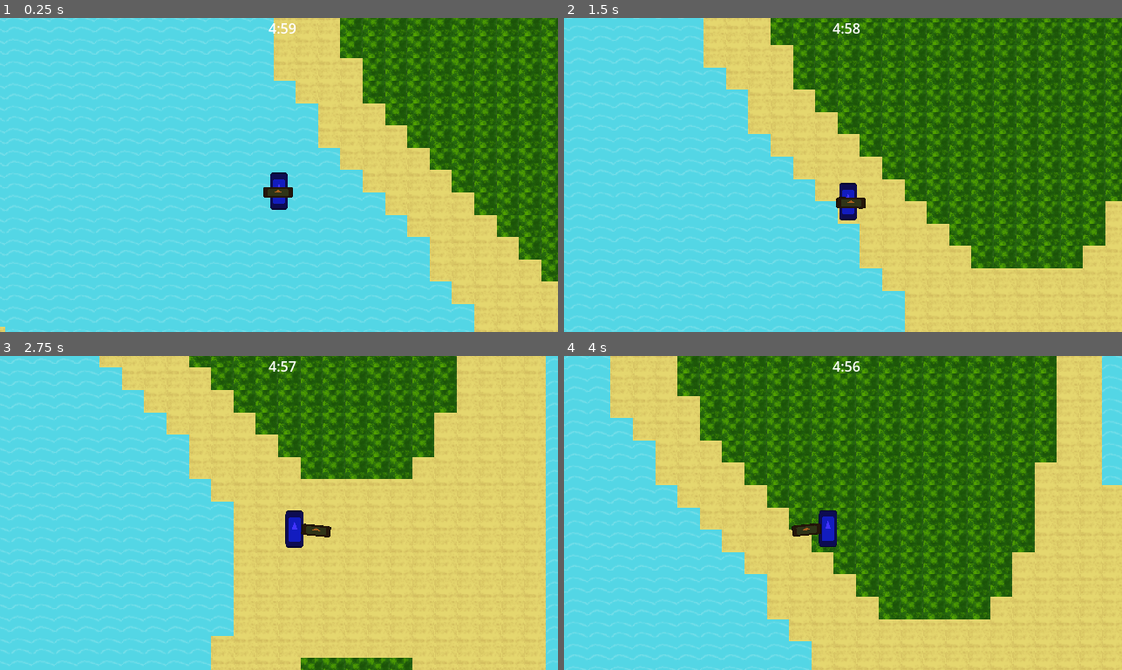
Above: before the commit, frames 1-4 (two rows, left to right).
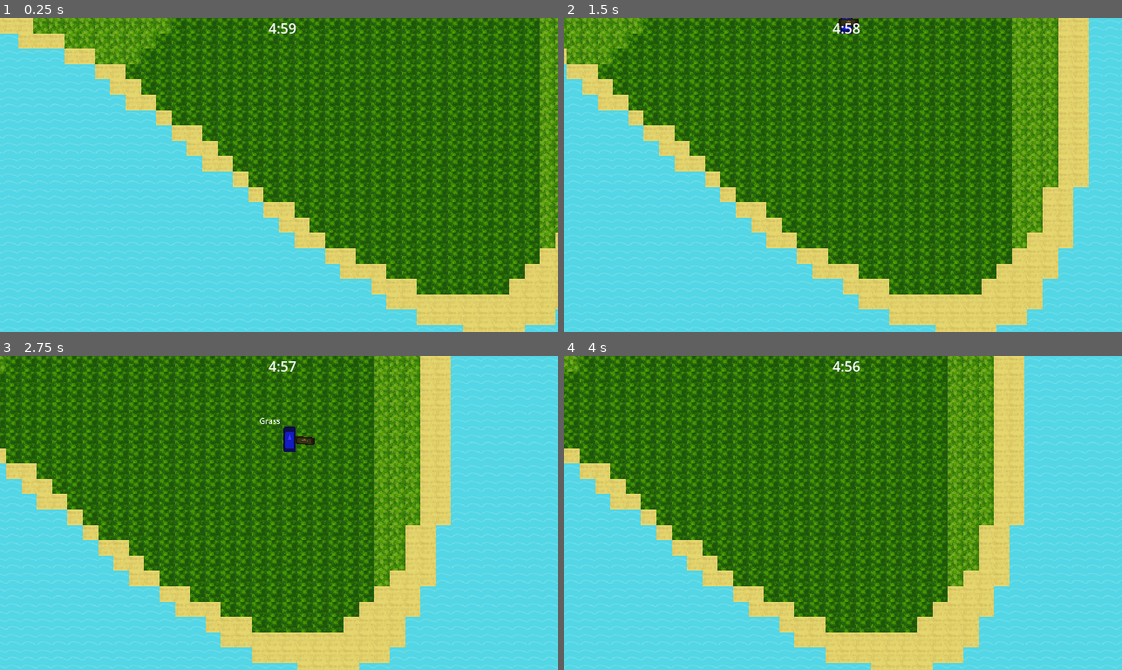
Above: after the commit, the same moments.

Repository: Tabagstine/lsdjam-2026-entry
Game: Godot game, scene res://zones/test_zone.tscn
Two runs of this game, one before a commit and one after it. Both use one fixed random seed, a clock stepped at 60 frames per second and the inputs below. The engine's default icon, where the game draws it, is replaced by a stand-in: a white triangle on a blue panel in a dark square.
Inputs:
- Up to frame 1 (0.25 s): no input
- Up to frame 2 (1.5 s): tap Enter at 0.5 s; hold D (move_right) 0.53-1.28 s; tap E (interact) at 0.6 s; hold S (move_down) from 1.28 s (still down); tap Q (delete_recent_food) at 1.35 s
- Up to frame 3 (2.75 s): tap E (interact) at 1.55, 2.1 s; release S (move_down) at 2.03 s; hold D (move_right) from 2.03 s (still down)
- Up to frame 4 (4 s): release D (move_right) at 2.78 s; hold W (move_up) 2.78-3.53 s; tap E (interact) at 2.85, 3.8 s; hold A (move_left) from 3.53 s (still down); tap Q (delete_recent_food) at 3.6 s

The runs differ from the first frame. In frame 1, 51% of the frame differs, in the area x 0-100%, y 0-100%; in frame 2, 60%; in frame 3, 72%; in frame 4, 63%.

Commit message:
Interactable spawning

Diff:
--- a/global_resources/scripts/interactable_component.gd
+++ b/global_resources/scripts/interactable_component.gd
@@ -6,7 +6,6 @@
 @export var interaction_range: float
 @export var interaction_visual: Node
 
-@onready var target=get_tree().get_first_node_in_group("player")
 
 var can_interact: bool = false
 var interacted: bool = false
@@ -15,19 +14,22 @@
 func _ready() -> void:
 	Globals.connect("update_interactables_in_range",add_to_interactables_in_range)
 func tick():
-	if interaction_visual!=null:
-		var closest: bool = target.get_closest_interactable()==body
-		in_range = body.global_position.distance_to(target.global_position)<interaction_range
-		if closest and in_range:
-			can_interact=true
-		else:
-			can_interact=false
+	var target=get_tree().get_first_node_in_group("player")
+	if target!=null:
+		if interaction_visual!=null:
+			var closest: bool = target.get_closest_interactable()==body
+			in_range = body.global_position.distance_to(target.global_position)<interaction_range
+			if closest and in_range:
+				can_interact=true
+			else:
+				can_interact=false
 
-	interaction_visual.visible=can_interact
-	if can_interact and interacted:
-		if body.has_method("interacted"):
-			body.interacted()
-	pass
+		interaction_visual.visible=can_interact
+		if can_interact and interacted:
+			if body.has_method("interacted"):
+				body.interacted()
+		pass
 func add_to_interactables_in_range():
 	if in_range:
+		var target=get_tree().get_first_node_in_group("player")
 		target.interactables_in_range.insert(0,body)
--- a/interface/inventory/inventory.gd
+++ b/interface/inventory/inventory.gd
@@ -2,7 +2,6 @@
 
 @export var inventory_button: PackedScene
 
-@onready var player: Player = get_tree().get_first_node_in_group("player")
 @onready var buttons_container: GridContainer = $ScrollContainer/ButtonsContainer
 
 var inventory_shown: bool = false
@@ -17,9 +16,11 @@
 
 	if get_tree().get_node_count_in_group("player")>0:
 		display_hovered_item()
+		var player: Player = get_tree().get_first_node_in_group("player")
 		if buttons_container.get_child_count()!=player.get_food_stack_dictionary().keys().size():
 			update_inventory()
 func update_inventory():
+	var player: Player = get_tree().get_first_node_in_group("player")
 	for i in buttons_container.get_child_count():
 		buttons_container.get_child(i).queue_free()
 	if player.get_food_stack_array().size()>0:
--- a/player/player.gd
+++ b/player/player.gd
@@ -17,10 +17,10 @@
 	camera.limit_left=0
 	camera.limit_right=Globals.map_size.x*32
 	camera.limit_top=50
-	camera.limit_bottom=Globals.map_size.y*33
+	camera.limit_bottom=Globals.map_size.y*32
 
 func _physics_process(delta: float) -> void:
-	terrain.set_cell(position,0,Vector2i(2,0))
+	$Label.text=str(get_stepped_tile_type())
 	bowl.position.x=lerpf(bowl.position.x,signf(move_direction.x)*30,delta*10)
 	bowl.rotation=lerpf(bowl.rotation,signf(move_direction.x)/10,delta*10)
 	bowl.position.y=lerpf(bowl.position.y,bowl_start_pos.y,delta*15)
@@ -62,3 +62,5 @@
 		return closest_item
 	else:
 		return
+func get_stepped_tile_type():
+	return terrain.get_cell_tile_data(terrain.local_to_map(position)).get_custom_data("Tile Type")
--- a/player/player.tscn
+++ b/player/player.tscn
@@ -38,17 +38,15 @@
 gizmo_extents = 5.0
 script = ExtResource("3_g1dw6")
 
-[node name="Label" type="Label" parent="." unique_id=1561314609]
-top_level = true
-offset_left = -177.0
-offset_top = -89.0
-offset_right = 171.0
-offset_bottom = -66.0
-text = "hi poop"
-horizontal_alignment = 1
-
 [node name="Camera" type="Camera2D" parent="." unique_id=2072152576]
 offset = Vector2(0, -50)
-zoom = Vector2(0.8, 0.8)
+zoom = Vector2(0.55, 0.55)
 position_smoothing_enabled = true
 position_smoothing_speed = 10.0
+
+[node name="Label" type="Label" parent="." unique_id=162718144]
+offset_left = -63.0
+offset_top = -78.0
+offset_right = 59.0
+offset_bottom = -55.0
+text = "hi guys im poop"
--- a/zones/test_zone.gd
+++ b/zones/test_zone.gd
@@ -1,15 +1,27 @@
 extends Node2D
 class_name Zone
 
+@export_group("World Generation")
 @export var map_size:=Vector2(64,64)
 @export_range(-0.5,1) var sea_level: float = 0
+@export_range(0,1) var sand_amount: float
 @export var terrain_scale: float
 @export var terrain_noise: FastNoiseLite
 @export var biome_noise: FastNoiseLite
+@export_group("Item Generation")
+@export var kitchen_counter: PackedScene
+@export var monster: PackedScene
 
 @onready var terrain_tiles: TileMapLayer = $TerrainTiles
 
+var generated_items: Array
+
+
 func _ready() -> void:
+	generate_terrain()
+	add_post_terrain_items()
+func generate_terrain():
+	terrain_tiles.z_index=-4096
 	biome_noise.seed=randi()
 	terrain_noise.seed=randi()
 
@@ -21,8 +33,43 @@
 					terrain_tiles.set_cell(Vector2i(x,y),0,Vector2i(0,0))
 				else:
 					terrain_tiles.set_cell(Vector2i(x,y),0,Vector2i(1,0))
-				if terrain_noise.get_noise_2d(x,y)<sea_level+0.1:
+				if terrain_noise.get_noise_2d(x,y)<sea_level+sand_amount:
 					terrain_tiles.set_cell(Vector2i(x,y),0,Vector2i(2,0))
 			else:
 				#Water generation
 					terrain_tiles.set_cell(Vector2i(x,y),0,Vector2i(3,0))
+func add_post_terrain_items():
+	for x in map_size.x:
+		for y in map_size.y:
+			var iterated_tile=terrain_tiles.get_cell_tile_data(Vector2i(x,y))
+			match iterated_tile.get_custom_data("Tile Type"):
+				"Grass":
+					var player_spawn_pos: Vector2
+					if terrain_noise.get_noise_2d(x,y)>0.3 and x>map_size.x/3: #Player spawner
+						if !generated_items.has("Player"):
+							generated_items.append("Player")
+							var player: Player = load("res://player/player.tscn").instantiate()
+							player.position=Vector2(x,y)*32
+							add_child(player)
+					if terrain_noise.get_noise_2d(x,y)>0.3: #Kitchen counter spawner
+						if !generated_items.has("KitchenCounter"):
+							print(Vector2(x,y))
+							generated_items.append("KitchenCounter")
+							var new_kitchen_counter=kitchen_counter.instantiate()
+							new_kitchen_counter.position=Vector2(x,y+1)*32
+							add_child(new_kitchen_counter)
+					if terrain_noise.get_noise_2d(x,y)>0.38: #Monster spawner
+						if !generated_items.has("Monster"):
+							generated_items.append("Monster")
+							var new_monster=monster.instantiate()
+							new_monster.position=Vector2(x,y)*32
+							add_child(new_monster)
+					if terrain_noise.get_noise_2d(x,y)>0.2 and randi_range(0,50)==0:
+						if iterated_tile.get_custom_data("Tile Biome")=="Forest":
+							spawn_food("apple",Vector2(x,y+0.8)*32)
+						else:
+							spawn_food("kiwi",Vector2(x,y+0.8)*32)
+func spawn_food(food,spawn_position):
+	var new_food:Food=load("res://food/foods/"+str(food)+".tscn").instantiate()
+	new_food.position=spawn_position
+	add_child(new_food)
--- a/zones/test_zone.tscn
+++ b/zones/test_zone.tscn
@@ -1,20 +1,21 @@
 [gd_scene format=3 uid="uid://b7hfvkq31xel4"]
 
 [ext_resource type="Script" uid="uid://bw0naemlkmxnv" path="res://zones/test_zone.gd" id="1_lbvvm"]
-[ext_resource type="PackedScene" uid="uid://lyaxnkodrwic" path="res://player/player.tscn" id="2_sqwcv"]
+[ext_resource type="PackedScene" uid="uid://l5wj15ypwfhv" path="res://kitchen/kitchen_counter.tscn" id="2_ogn4w"]
+[ext_resource type="PackedScene" uid="uid://brfrwlwo4clc" path="res://monster/monster.tscn" id="3_ogn4w"]
 [ext_resource type="Texture2D" uid="uid://rlyv3wyn0tgb" path="res://zones/basic_tiles.png" id="3_sqwcv"]
 
 [sub_resource type="FastNoiseLite" id="FastNoiseLite_2t3pr"]
 noise_type = 3
-frequency = 0.0294
-fractal_octaves = 1
-fractal_gain = 1.0
-fractal_weighted_strength = 1.0
+frequency = 0.0237
+fractal_octaves = 3
+fractal_lacunarity = 1.0
 domain_warp_type = 1
 
 [sub_resource type="FastNoiseLite" id="FastNoiseLite_sqwcv"]
 noise_type = 3
-frequency = 0.0081
+frequency = 0.0206
+fractal_type = 0
 fractal_gain = 0.1
 fractal_weighted_strength = 1.0
 
@@ -23,24 +24,85 @@
 separation = Vector2i(1, 0)
 texture_region_size = Vector2i(32, 32)
 0:0/0 = 0
+0:0/0/terrain_set = 0
+0:0/0/terrain = 0
+0:0/0/terrains_peering_bit/right_side = 0
+0:0/0/terrains_peering_bit/bottom_right_corner = 0
+0:0/0/terrains_peering_bit/bottom_side = 0
+0:0/0/terrains_peering_bit/bottom_left_corner = 0
+0:0/0/terrains_peering_bit/left_side = 0
+0:0/0/terrains_peering_bit/top_left_corner = 0
+0:0/0/terrains_peering_bit/top_side = 0
+0:0/0/terrains_peering_bit/top_right_corner = 0
+0:0/0/custom_data_0 = "Grass"
+0:0/0/custom_data_1 = "Forest"
 1:0/0 = 0
+1:0/0/terrain_set = 0
+1:0/0/terrain = 1
+1:0/0/terrains_peering_bit/right_side = 1
+1:0/0/terrains_peering_bit/bottom_right_corner = 1
+1:0/0/terrains_peering_bit/bottom_side = 1
+1:0/0/terrains_peering_bit/bottom_left_corner = 1
+1:0/0/terrains_peering_bit/left_side = 1
+1:0/0/terrains_peering_bit/top_left_corner = 1
+1:0/0/terrains_peering_bit/top_side = 1
+1:0/0/terrains_peering_bit/top_right_corner = 1
+1:0/0/custom_data_0 = "Grass"
+1:0/0/custom_data_1 = "Plains"
 2:0/0 = 0
+2:0/0/terrain_set = 0
+2:0/0/terrain = 2
+2:0/0/terrains_peering_bit/right_side = 2
+2:0/0/terrains_peering_bit/bottom_right_corner = 2
+2:0/0/terrains_peering_bit/bottom_side = 2
+2:0/0/terrains_peering_bit/bottom_left_corner = 2
+2:0/0/terrains_peering_bit/left_side = 2
+2:0/0/terrains_peering_bit/top_left_corner = 2
+2:0/0/terrains_peering_bit/top_side = 2
+2:0/0/terrains_peering_bit/top_right_corner = 2
+2:0/0/custom_data_0 = "Sand"
+2:0/0/custom_data_1 = "General"
 3:0/0 = 0
+3:0/0/terrain_set = 0
+3:0/0/terrain = 3
+3:0/0/terrains_peering_bit/right_side = 3
+3:0/0/terrains_peering_bit/bottom_right_corner = 3
+3:0/0/terrains_peering_bit/bottom_side = 3
+3:0/0/terrains_peering_bit/bottom_left_corner = 3
+3:0/0/terrains_peering_bit/left_side = 3
+3:0/0/terrains_peering_bit/top_left_corner = 3
+3:0/0/terrains_peering_bit/top_side = 3
+3:0/0/terrains_peering_bit/top_right_corner = 3
+3:0/0/custom_data_0 = "Water"
+3:0/0/custom_data_1 = "General"
 
 [sub_resource type="TileSet" id="TileSet_esqlh"]
 tile_size = Vector2i(32, 32)
+terrain_set_0/mode = 0
+terrain_set_0/terrain_0/name = "ForestGrass"
+terrain_set_0/terrain_0/color = Color(0.25, 0.5, 0.3, 1)
+terrain_set_0/terrain_1/name = "NormalGrass"
+terrain_set_0/terrain_1/color = Color(0.5, 1, 0.5083333, 1)
+terrain_set_0/terrain_2/name = "Sand"
+terrain_set_0/terrain_2/color = Color(0.94166666, 1, 0.5, 1)
+terrain_set_0/terrain_3/name = "Water"
+terrain_set_0/terrain_3/color = Color(0.5, 0.9666666, 1, 1)
+custom_data_layer_0/name = "Tile Type"
+custom_data_layer_0/type = 4
+custom_data_layer_1/name = "Tile Biome"
+custom_data_layer_1/type = 4
 sources/0 = SubResource("TileSetAtlasSource_ogn4w")
 
 [node name="ZoneBase" type="Node2D" unique_id=1308950749 groups=["zone"]]
 y_sort_enabled = true
 script = ExtResource("1_lbvvm")
-map_size = Vector2(200, 50)
+map_size = Vector2(200, 90)
+sand_amount = 0.04
 terrain_scale = 40.0
 terrain_noise = SubResource("FastNoiseLite_2t3pr")
 biome_noise = SubResource("FastNoiseLite_sqwcv")
-
-[node name="Player" parent="." unique_id=45304273 instance=ExtResource("2_sqwcv")]
-position = Vector2(936, 633)
+kitchen_counter = ExtResource("2_ogn4w")
+monster = ExtResource("3_ogn4w")
 
 [node name="TerrainTiles" type="TileMapLayer" parent="." unique_id=1801103313]
 tile_set = SubResource("TileSet_esqlh")
Not shown, added: zones/test_zone.tscn4165894018.tmp
